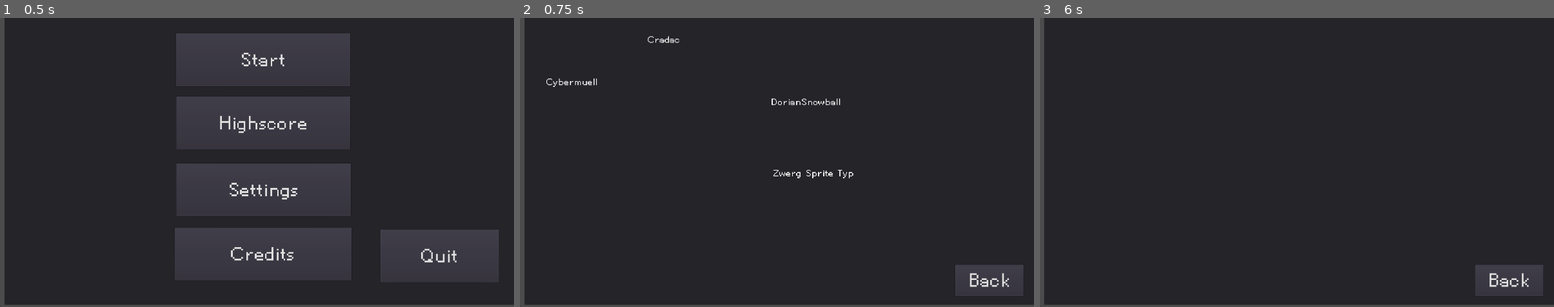
Above: before the commit, frames 1-3 (left to right).
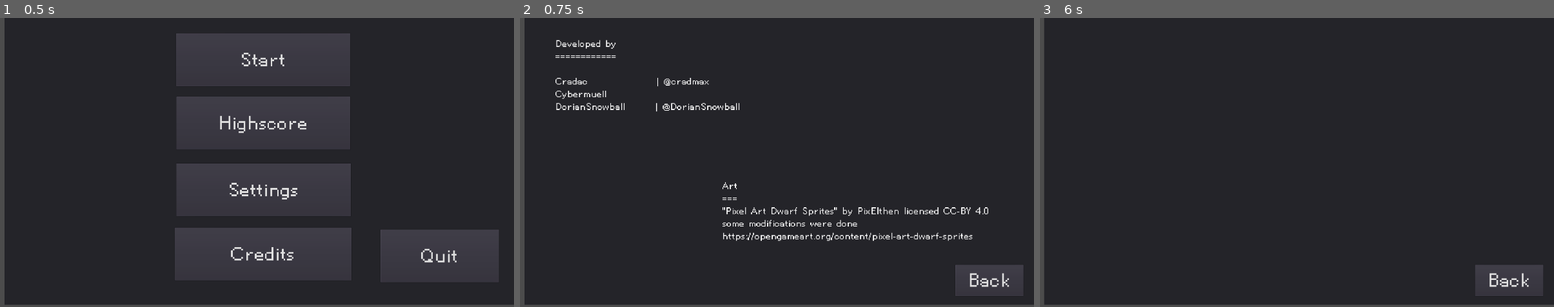
Above: after the commit, the same moments.

Repository: DorianSnowball/amazeing-mine
Game: Godot game, scene res://menu.tscn
Two runs of this game, one before a commit and one after it. Both use one fixed random seed, a clock stepped at 60 frames per second and the inputs below.
Inputs:
- Up to frame 1 (0.5 s): no input
- Up to frame 2 (0.75 s): click "Credits" at 0.5 s
- Up to frame 3 (6 s): click "Start" at 1.25 s; click "Start" at 2 s; click "Highscore" at 2.75 s; click "Back" at 3.5 s; click "Settings" at 4.25 s; hold D (move_right) from 5.03 s (still down); tap R (rope) at 5.1, 5.85 s; tap Up (climb_up) at 5.27 s; tap Enter at 5.75 s

Frame 1 is identical in both runs. In frame 2, 2.2% of the frame differs, in the area x 5-92%, y 6-78%; in frame 3, nothing differs.
Error in both runs: Unable to iterate on object of type 'Nil'. (res://Highscore.gd:29)

Commit message:
updated credits

Diff:
--- a/game/menu.tscn
+++ b/game/menu.tscn
@@ -140,41 +140,31 @@
 }
 
 [node name="Label4" type="Label" parent="Credits"]
-margin_left = 458.691
-margin_top = 66.6081
-margin_right = 1424.69
-margin_bottom = 169.608
-text = "Cradac"
-__meta__ = {
-"_edit_use_anchors_": false
-}
+margin_left = 115.0
+margin_top = 82.0
+margin_right = 822.0
+margin_bottom = 361.0
+text = "Developed by
+============
 
-[node name="Label5" type="Label" parent="Credits"]
-margin_left = 81.0961
-margin_top = 225.0
-margin_right = 1047.1
-margin_bottom = 328.0
-text = "Cybermuell"
-__meta__ = {
-"_edit_use_anchors_": false
-}
-
-[node name="Label6" type="Label" parent="Credits"]
-margin_left = 918.311
-margin_top = 299.953
-margin_right = 1884.31
-margin_bottom = 402.953
-text = "DorianSnowball"
+Cradac                | @cradmax
+Cybermuell
+DorianSnowball       | @DorianSnowball"
 __meta__ = {
 "_edit_use_anchors_": false
 }
 
 [node name="Label7" type="Label" parent="Credits"]
-margin_left = 926.796
-margin_top = 565.826
-margin_right = 1892.8
-margin_bottom = 668.826
-text = "Zwerg Sprite Typ"
+margin_left = 737.384
+margin_top = 612.639
+margin_right = 1731.38
+margin_bottom = 891.639
+text = "Art
+===
+\"Pixel Art Dwarf Sprites\" by PixElthen licensed CC-BY 4.0
+some modifications were done
+https://opengameart.org/content/pixel-art-dwarf-sprites
+"
 __meta__ = {
 "_edit_use_anchors_": false
 }
